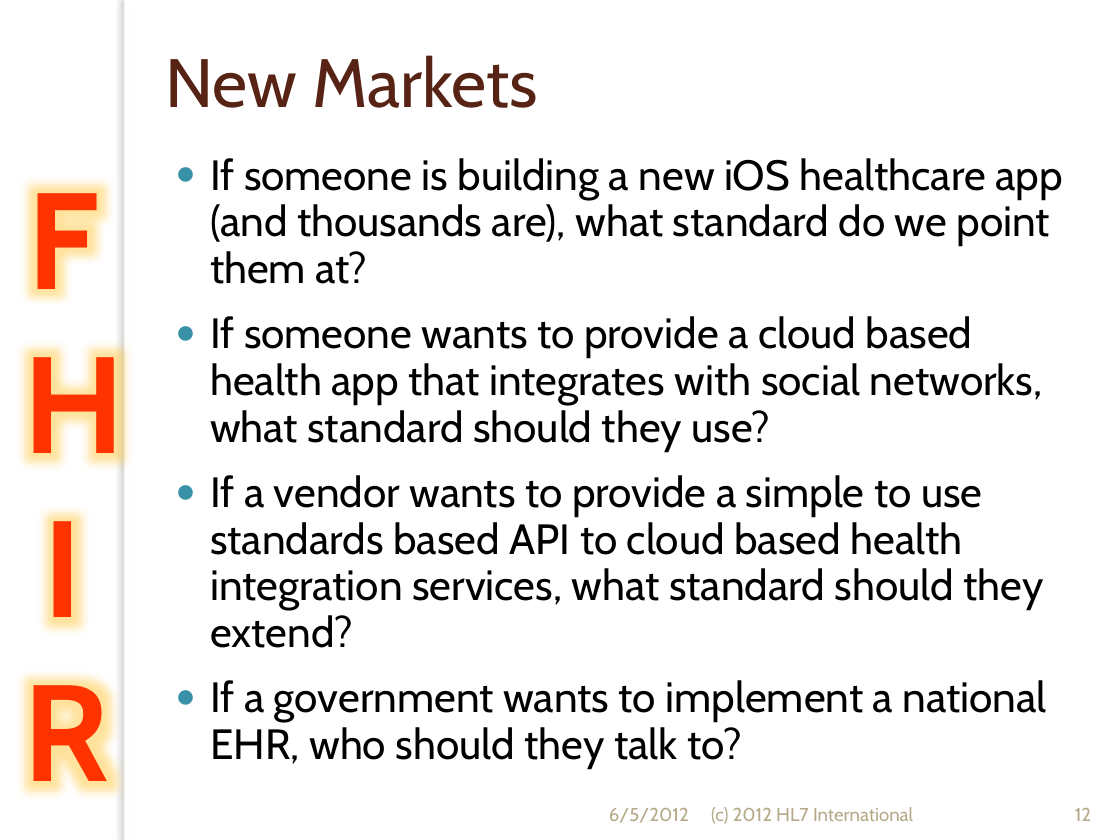
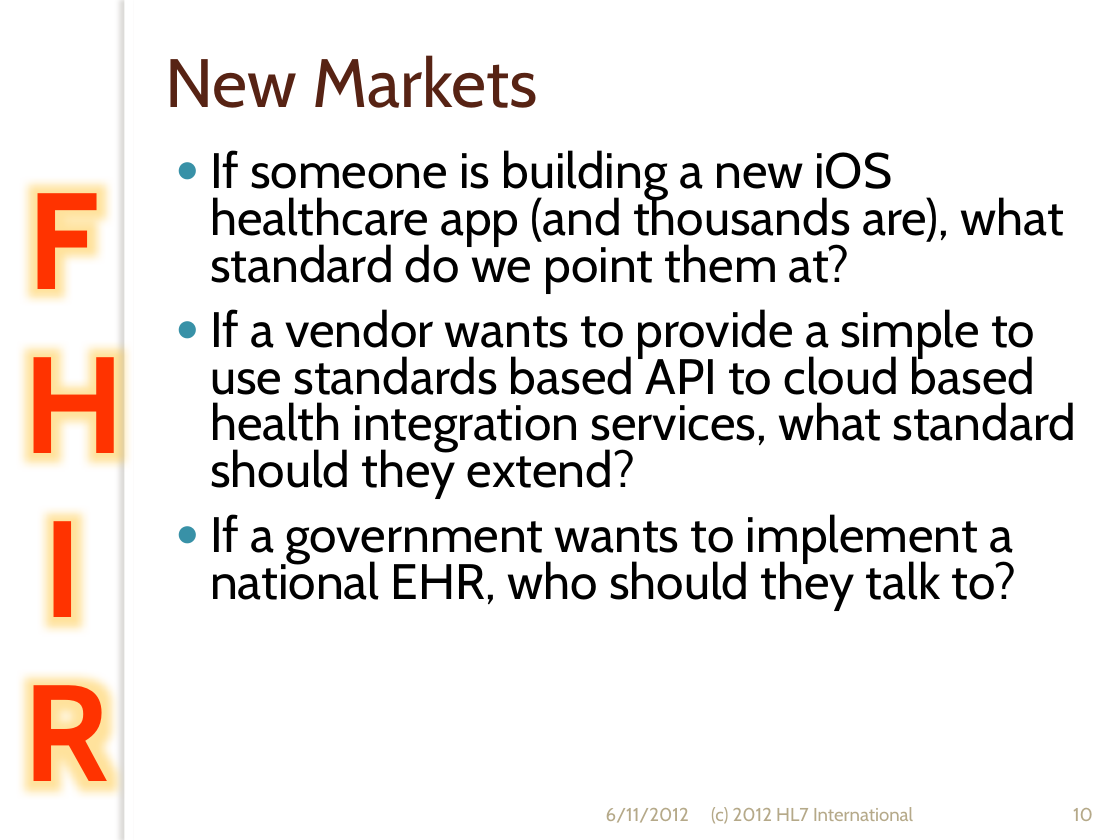
Before and after one commit to vista-novo/fhir, a slide deck: slide 10 of presentations/Short Introduction to FHIR.pptx (slide 12 before the commit). Drawn at 1120x840 pixels with LibreOffice and Linux fonts; fonts in the diff are those of the drawing; background and template pictures are left out. Boxes give left, top, right and bottom in pixels: in the first picture for what was removed or moved away, otherwise in the second. Text is boxed around its words. In the diff, an @@ line names an element or a change of style, - is before the commit and + after.

```diff
--- a/presentations/Short Introduction to FHIR.pptx
+++ b/presentations/Short Introduction to FHIR.pptx
@@ text "If someone is building a ..." at (x1=210, y1=150, x2=1077, y2=609): size 27.2 to 32 pt @@
@@ text at (x1=210, y1=316, x2=1043, y2=451): paragraph removed @@
-● If someone wants to provide a cloud based health app that integrates with social networks, what standard should they use?
@@ text at (x1=606, y1=808, x2=689, y2=823): text changed @@
-6/5/2012
+6/11/2012
@@ page number at (x1=1073, y1=808, x2=1093, y2=821): text changed @@
-12
+10
```
Also in this commit, not shown: 31 other slides changed, 2 slides removed, 23 other files.
